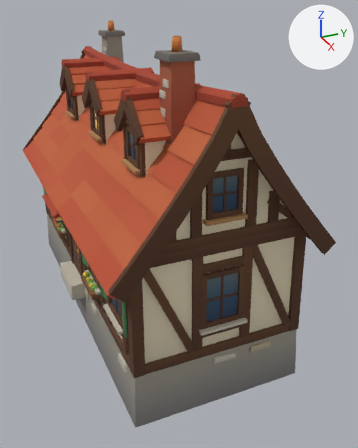
One commit to the Blender file assets/houses/house_14_long_weaver_house.blend: the scene before it, then after it.
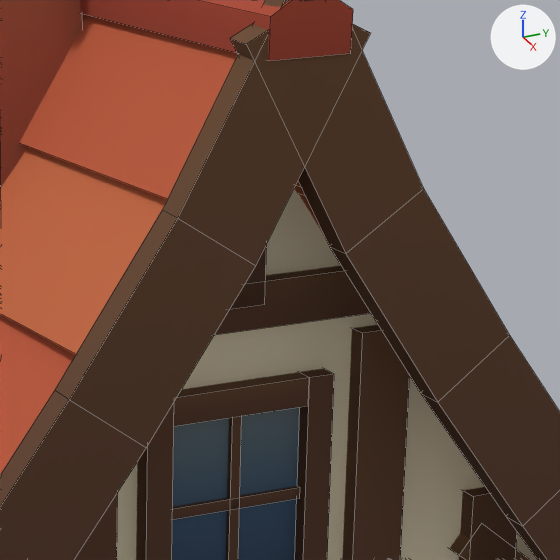
Each version appears first whole from a camera (50 mm lens) standing at (49.1, -17.7, 29.3) and looking at (3.7, 2.8, 6.6), and next in a close-up on the part from 50% to 80% of the width and 21% to 46% of the height. Lighting does not change. The marker at upper right points along +X, +Y and +Z. The first two pictures are the older version. The close-ups show mesh edges as thin lines.

Script lines for the objects in view, before the commit:
```python
me_house_14_long_weaver_house = bpy.data.meshes.new('house_14_long_weaver_house')
me_house_14_long_weaver_house.from_pydata(...)  # 3496 vertices, 2602 faces; spans x -20.2..20.2, y -10.6..10.1, z -4.0..26.7
me_house_14_long_weaver_house.materials.append(mat_villagepalette)  # picture img_village_palette_png
# before: 2390 (18.4, 0.3, 18.7) at pixel (264, 304), 2393 (18.4, -0.3, 18.7), 2394 (18.1, 0.3, 18.7), 2397 (18.1, -0.3, 18.7)
ob_house_14_long_weaver_house = bpy.data.objects.new('house_14_long_weaver_house', me_house_14_long_weaver_house)
ob_house_14_long_weaver_house.location = (0.0, 0.0, 0.0)
```
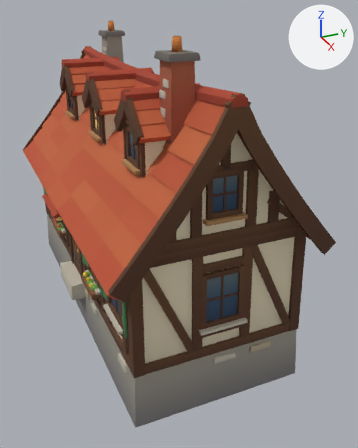
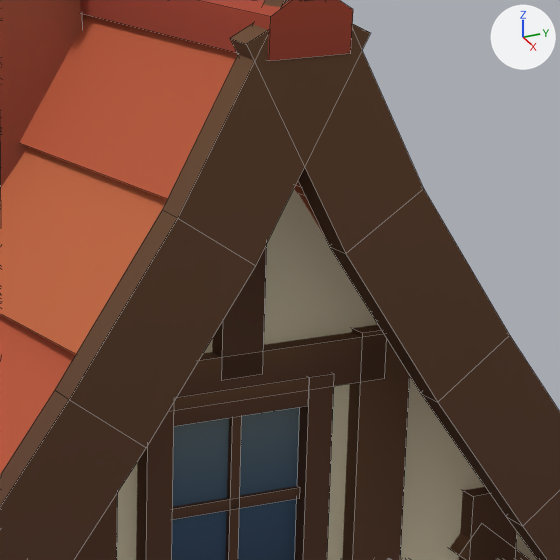
Where the change shows, as pixel boxes [x1, y1, x2, y2] in the close-ups (560 x 560 px; the box of a moved part takes in the faces that stretch with it):
part 1 of me_house_14_long_weaver_house, moved or reshaped: before [214, 266, 371, 335]; after [177, 332, 387, 397]
part 2 of me_house_14_long_weaver_house, moved or reshaped: before [229, 244, 267, 310]; after [212, 244, 267, 380]

What the commit changed:
me_house_14_long_weaver_house has 3496 vertices, 2602 faces and spans x -20.2..20.2, y -10.6..10.1, z -4.0..26.7.
me_house_14_long_weaver_house is used by ob_house_14_long_weaver_house; location (0.0, 0.0, 0.0).
me_house_14_long_weaver_house part 1: the loose piece of 8 vertices spanning x 18.1..18.4, y -2.4..2.4, z 18.4..19.0 is moved by (0.0, 0.0, -1.0).
Part 2, on me_house_14_long_weaver_house:
Vertices 2390, 2393, 2394, 2397 of me_house_14_long_weaver_house move by (0.0, 0.0, -1.0).
